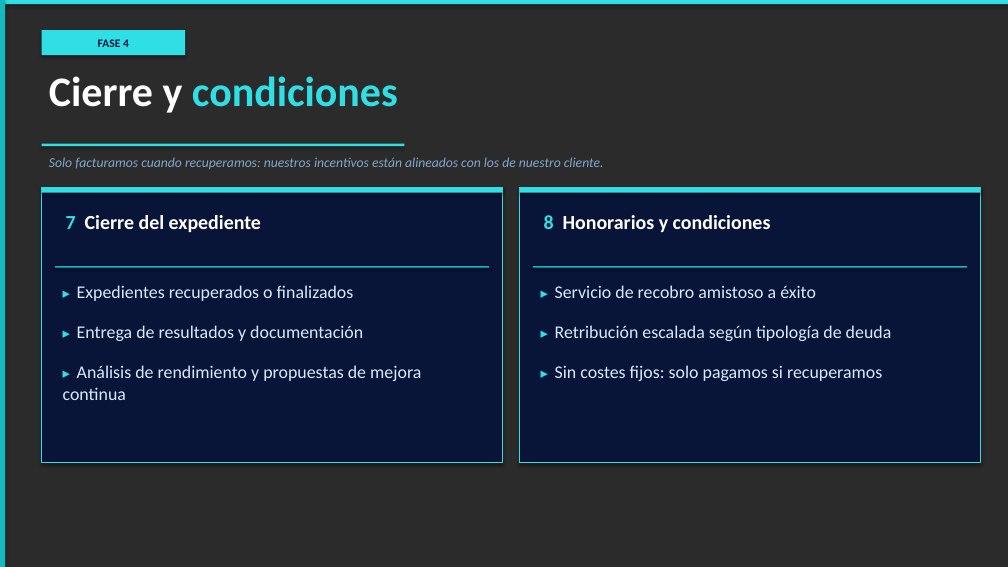
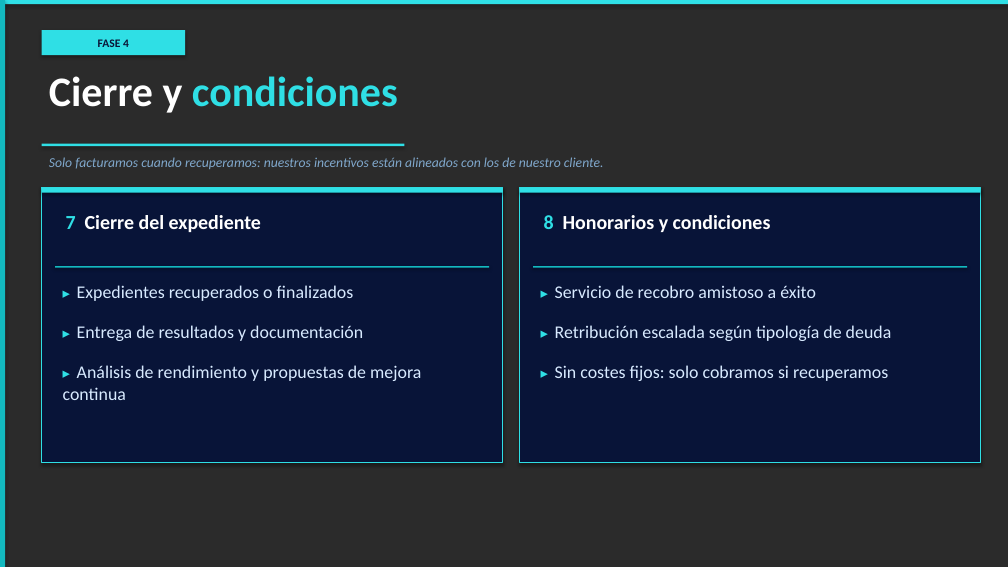
Before and after one commit to alejandroas010/alepixel-web, a slide deck: slide 5 of sendacredit_propuesta.pptx. Drawn at 1008x567 pixels with LibreOffice and Linux fonts; fonts in the diff are those of the drawing; background and template pictures are left out; a plain dark background stands for a picture behind light text. Boxes give left, top, right and bottom in pixels: in the first picture for what was removed or moved away, otherwise in the second. Text is boxed around its words. In the diff, an @@ line names an element or a change of style, - is before the commit and + after.

```diff
--- a/sendacredit_propuesta.pptx
+++ b/sendacredit_propuesta.pptx
@@ text at (555, 365, 888, 381): text changed @@
-▸ Sin costes fijos: solo pagamos si recuperamos
+▸ Sin costes fijos: solo cobramos si recuperamos
```
Also in this commit, not shown: 3 other slides changed, 1 other file.
